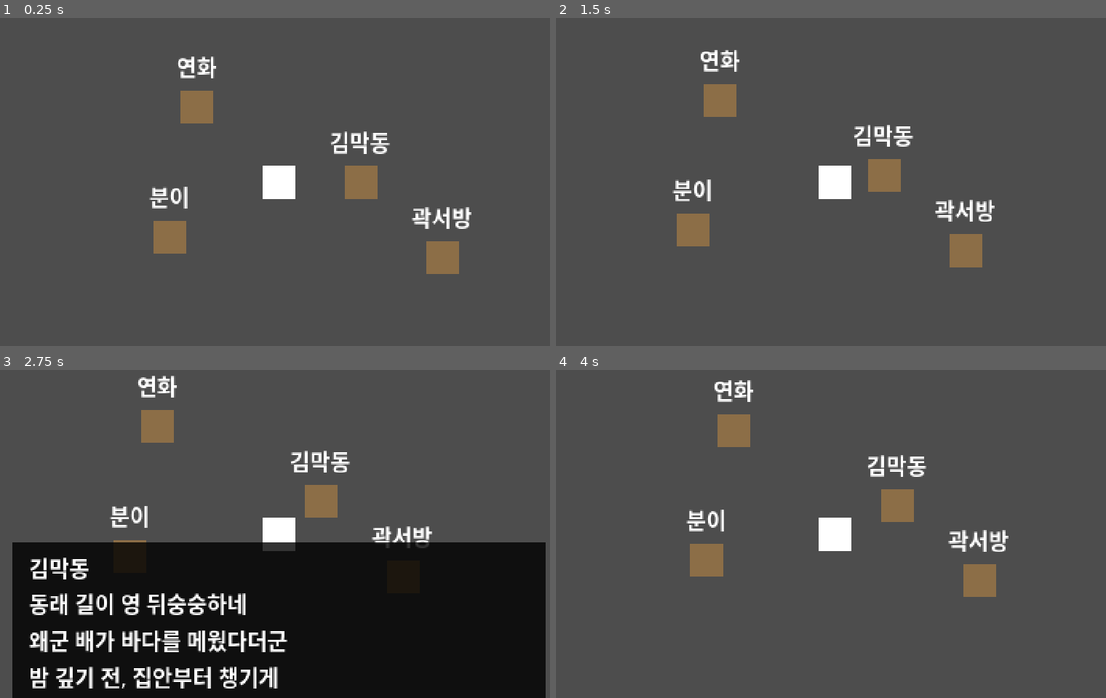
Above: before the commit, frames 1-4 (two rows, left to right).
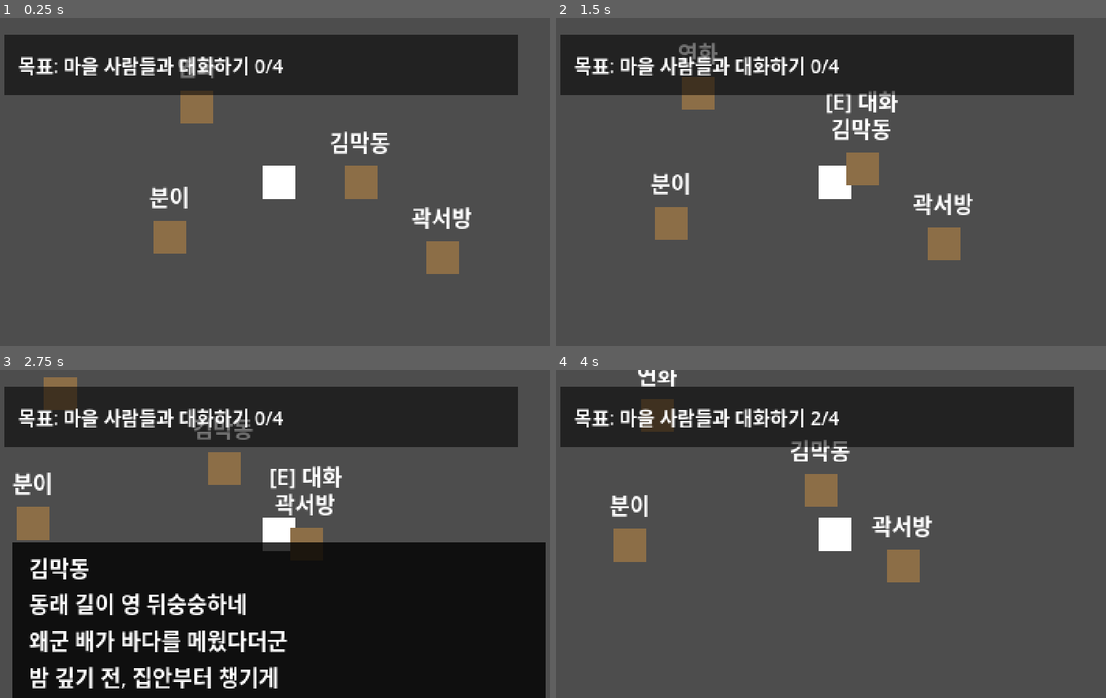
Above: after the commit, the same moments.

Repository: g23252a-svg/mumyeongrok
Game: Godot game, scene res://scenes/stages/test_room.tscn
Same seed, same stepped clock (60 frames per second), same inputs: the game is played once before the commit and once after it.
Inputs:
- Up to frame 1 (0.25 s): no input
- Up to frame 2 (1.5 s): tap Enter at 0.5 s; hold D 0.53-1.28 s; tap K (interact) at 0.6 s; tap Space at 0.77 s; hold S from 1.28 s (still down); tap J (attack) at 1.35 s
- Up to frame 3 (2.75 s): tap Space at 1.52 s; tap K (interact) at 1.55, 2.1 s; release S at 2.03 s; hold D from 2.03 s (still down)
- Up to frame 4 (4 s): release D at 2.78 s; hold W 2.78-3.53 s; tap E at 2.85 s; tap Space at 3.02, 3.5, 3.77 s; tap K (interact) at 3.05, 3.8 s; hold A from 3.53 s (still down); tap Enter at 3.6 s

The runs differ from the first frame. In frame 1, 17% of the frame differs, in the area x 0-95%, y 5-24%; in frame 2, 22%; in frame 3, 21%; in frame 4, 23%, in the area x 0-95%, y 0-70%.

Commit message:
v0.1: add prologue objective flow

Diff:
--- a/project.godot
+++ b/project.godot
@@ -18,6 +18,7 @@
 [autoload]
 
 NotebookSystem="*res://scripts/autoload/notebook_system.gd"
+QuestSystem="*res://scripts/autoload/quest_system.gd"
 
 [display]
 
--- a/scenes/stages/test_room.tscn
+++ b/scenes/stages/test_room.tscn
@@ -1,10 +1,11 @@
-[gd_scene load_steps=10 format=3 uid="uid://b8vkxvsmwesu0"]
+[gd_scene load_steps=11 format=3 uid="uid://b8vkxvsmwesu0"]
 
 [ext_resource type="PackedScene" uid="uid://uqtjlp5ar27a" path="res://scenes/actors/player.tscn" id="1_lko3o"]
 [ext_resource type="Script" path="res://scripts/actors/camera_follow.gd" id="2_obux8"]
 [ext_resource type="PackedScene" uid="uid://bnxhol7ffe6lv" path="res://scenes/actors/npc.tscn" id="3_gphku"]
 [ext_resource type="PackedScene" uid="uid://b85eyeq21yh3c" path="res://scenes/ui/dialogue_box.tscn" id="5_0psg8"]
 [ext_resource type="PackedScene" uid="uid://c02gkkgwltw46" path="res://scenes/ui/notebook_ui.tscn" id="5_l63ce"]
+[ext_resource type="PackedScene" uid="uid://ck6jdxdkplkqj" path="res://scenes/ui/objective_ui.tscn" id="6_ui3kj"]
 
 [sub_resource type="RectangleShape2D" id="RectangleShape2D_6egxa"]
 size = Vector2(400, 8)
@@ -73,3 +74,5 @@
 [node name="DialogueBox" parent="." instance=ExtResource("5_0psg8")]
 
 [node name="NotebookUI" parent="." instance=ExtResource("5_l63ce")]
+
+[node name="ObjectiveUI" parent="." instance=ExtResource("6_ui3kj")]
--- /dev/null
+++ b/scenes/ui/objective_ui.tscn
@@ -0,0 +1,25 @@
+[gd_scene load_steps=2 format=3 uid="uid://ck6jdxdkplkqj"]
+
+[ext_resource type="Script" path="res://scripts/ui/objective_ui.gd" id="1_b7742"]
+
+[node name="ObjectiveUI" type="CanvasLayer"]
+layer = 10
+script = ExtResource("1_b7742")
+
+[node name="Panel" type="ColorRect" parent="."]
+offset_left = 12.0
+offset_top = 12.0
+offset_right = 388.0
+offset_bottom = 56.0
+mouse_filter = 2
+color = Color(0, 0, 0, 0.54902)
+
+[node name="ObjectiveLabel" type="Label" parent="Panel"]
+layout_mode = 0
+offset_left = 10.0
+offset_top = 8.0
+offset_right = 366.0
+offset_bottom = 36.0
+theme_override_font_sizes/font_size = 14
+text = "목표: 마을 사람들과 대화하기 0/4"
+vertical_alignment = 1
--- a/scripts/actors/npc.gd
+++ b/scripts/actors/npc.gd
@@ -8,6 +8,12 @@
 	"오늘은 일찍 들어왔구먼.",
 	"산 너머 바다가 좀 이상하다는 말이 있네.",
 	"검은 점들이 떠 있다던데… 배인지, 새떼인지 모르겠구먼."
+]
+
+@export var return_dialogue_lines: Array[String] = [
+	"다들 같은 말을 하고 있군요.",
+	"동래 쪽 바다가 심상치 않아요.",
+	"당신, 이제 어찌해야 해요?"
 ]
 
 @export var npc_color: Color = Color(0.55, 0.43, 0.28)
@@ -105,14 +111,28 @@
 	if player != null and player.has_method("lock"):
 		player.lock()
 
-	await dialogue_box.show_dialogue(display_name, dialogue_lines)
+	var is_yeonhwa_return_talk := (
+		npc_id == "wife"
+		and QuestSystem.is_all_villagers_talked()
+		and not QuestSystem.is_returned_to_yeonhwa()
+	)
+
+	var lines_to_show: Array[String] = dialogue_lines
+
+	if is_yeonhwa_return_talk and return_dialogue_lines.size() > 0:
+		lines_to_show = return_dialogue_lines
+
+	await dialogue_box.show_dialogue(display_name, lines_to_show)
 
 	if player != null and player.has_method("unlock"):
 		player.unlock()
 
 	if not has_talked:
 		NotebookSystem.add_entry(npc_id, display_name, description)
+		QuestSystem.mark_npc_talked(npc_id)
 		has_talked = true
+	elif is_yeonhwa_return_talk:
+		QuestSystem.mark_returned_to_yeonhwa()
 
 	is_talking = false
 
--- a/scripts/actors/player.gd
+++ b/scripts/actors/player.gd
@@ -1,7 +1,7 @@
 class_name Player
 extends CharacterBody2D
 
-const SPEED := 60.0
+@export var move_speed: float = 120.0
 const ATTACK_DURATION := 0.35
 
 @onready var hitbox: Area2D = $Hitbox
@@ -64,7 +64,7 @@
 
 	if dir != Vector2.ZERO:
 		dir = dir.normalized()
-		velocity = dir * SPEED
+		velocity = dir * move_speed
 		facing = dir
 		_update_hitbox_position()
 		state = State.WALK
--- /dev/null
+++ b/scripts/autoload/quest_system.gd
@@ -0,0 +1,71 @@
+extends Node
+
+signal quest_updated
+
+var talked_npcs: Dictionary = {}
+
+var required_npcs: Array[String] = [
+	"kim_makdong",
+	"booni",
+	"gwak_seobang",
+	"wife"
+]
+
+var current_objective: String = "마을 사람들과 대화하기"
+var returned_to_yeonhwa: bool = false
+
+
+func mark_npc_talked(npc_id: String) -> void:
+	if npc_id == "":
+		return
+
+	talked_npcs[npc_id] = true
+	_update_objective()
+	quest_updated.emit()
+
+
+func mark_returned_to_yeonhwa() -> void:
+	returned_to_yeonhwa = true
+	_update_objective()
+	quest_updated.emit()
+
+
+func get_talked_count() -> int:
+	var count := 0
+
+	for id in required_npcs:
+		if talked_npcs.has(id):
+			count += 1
+
+	return count
+
+
+func get_required_count() -> int:
+	return required_npcs.size()
+
+
+func is_all_villagers_talked() -> bool:
+	return get_talked_count() >= get_required_count()
+
+
+func is_returned_to_yeonhwa() -> bool:
+	return returned_to_yeonhwa
+
+
+func _update_objective() -> void:
+	if returned_to_yeonhwa:
+		current_objective = "집으로 돌아가 밤을 준비하기"
+	elif is_all_villagers_talked():
+		current_objective = "연화에게 돌아가기"
+	else:
+		current_objective = "마을 사람들과 대화하기"
+
+
+func get_objective_text() -> String:
+	if returned_to_yeonhwa:
+		return "목표: " + current_objective
+
+	if is_all_villagers_talked():
+		return "목표: " + current_objective
+
+	return "목표: " + current_objective + " " + str(get_talked_count()) + "/" + str(get_required_count())
--- /dev/null
+++ b/scripts/ui/objective_ui.gd
@@ -0,0 +1,16 @@
+extends CanvasLayer
+
+@onready var objective_label: Label = $Panel/ObjectiveLabel
+
+
+func _ready() -> void:
+	add_to_group("objective_ui")
+
+	if not QuestSystem.quest_updated.is_connected(_refresh):
+		QuestSystem.quest_updated.connect(_refresh)
+
+	_refresh()
+
+
+func _refresh() -> void:
+	objective_label.text = QuestSystem.get_objective_text()
